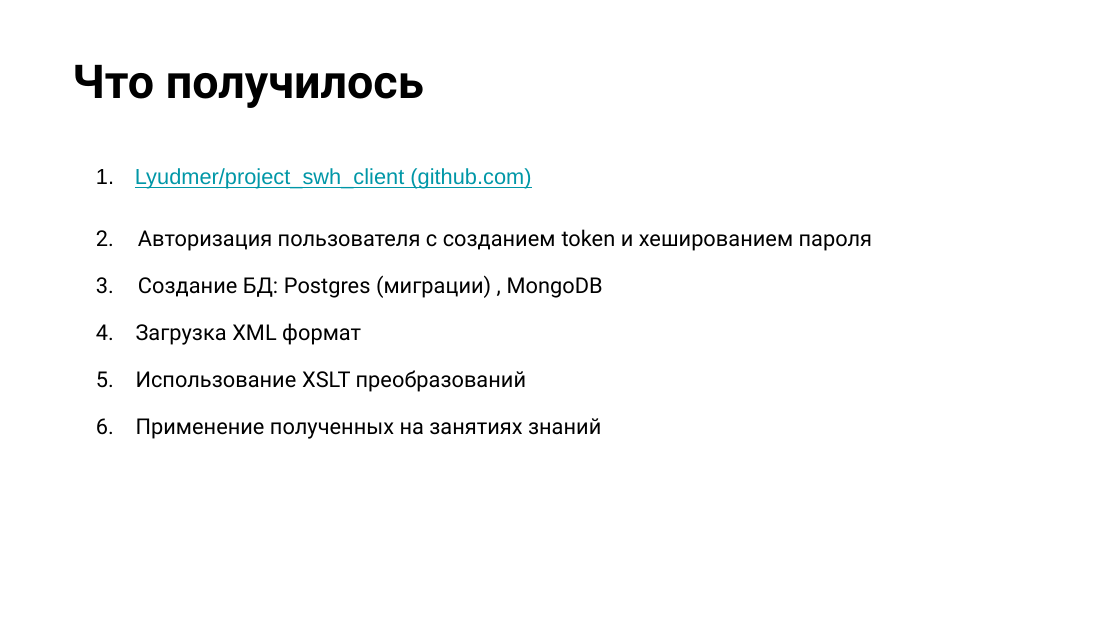
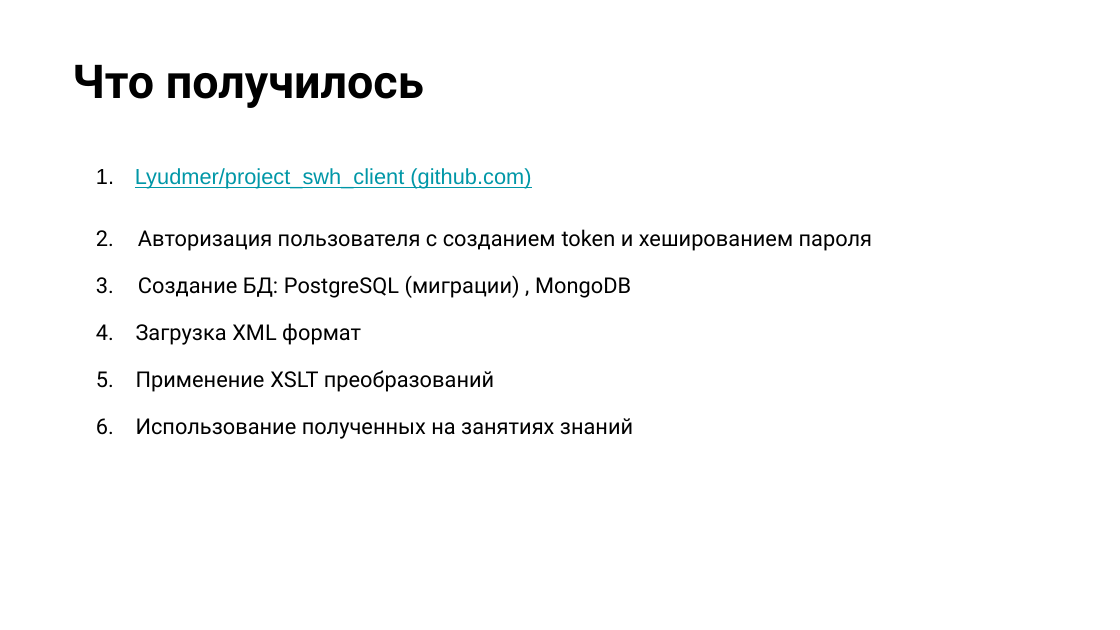
Before and after one commit to Lyudmer/project_swh_client, a slide deck: slide 7 of Schemas/Защита проекта.pptx. Drawn at 1120x630 pixels with LibreOffice and Linux fonts; fonts in the diff are those of the drawing; background and template pictures are left out. Boxes give left, top, right and bottom in pixels: in the first picture for what was removed or moved away, otherwise in the second. Text is boxed around its words. In the diff, an @@ line names an element or a change of style, - is before the commit and + after.

```diff
--- a/Schemas/Защита проекта.pptx
+++ b/Schemas/Защита проекта.pptx
@@ text at <box>138,276,631,298</box>: text changed @@
-3. Создание БД: Postgres (миграции) , MongoDB
+3. Создание БД: PostgreSQL (миграции) , MongoDB
@@ text at <box>96,370,633,439</box>: text changed @@
-5. Использование XSLT преобразований
-6. Применение полученных на занятиях знаний
+5. Применение XSLT преобразований
+6. Использование полученных на занятиях знаний
```
Also in this commit, not shown: 5 other slides changed.
